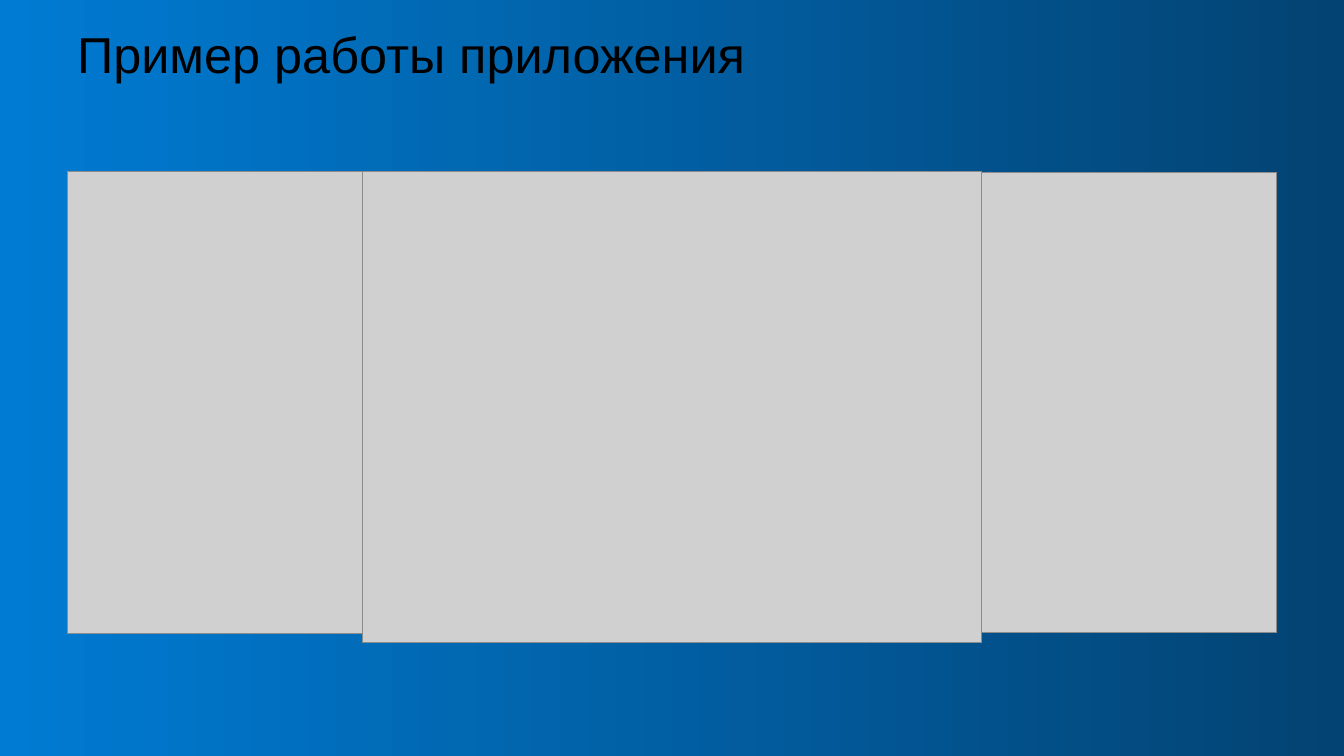
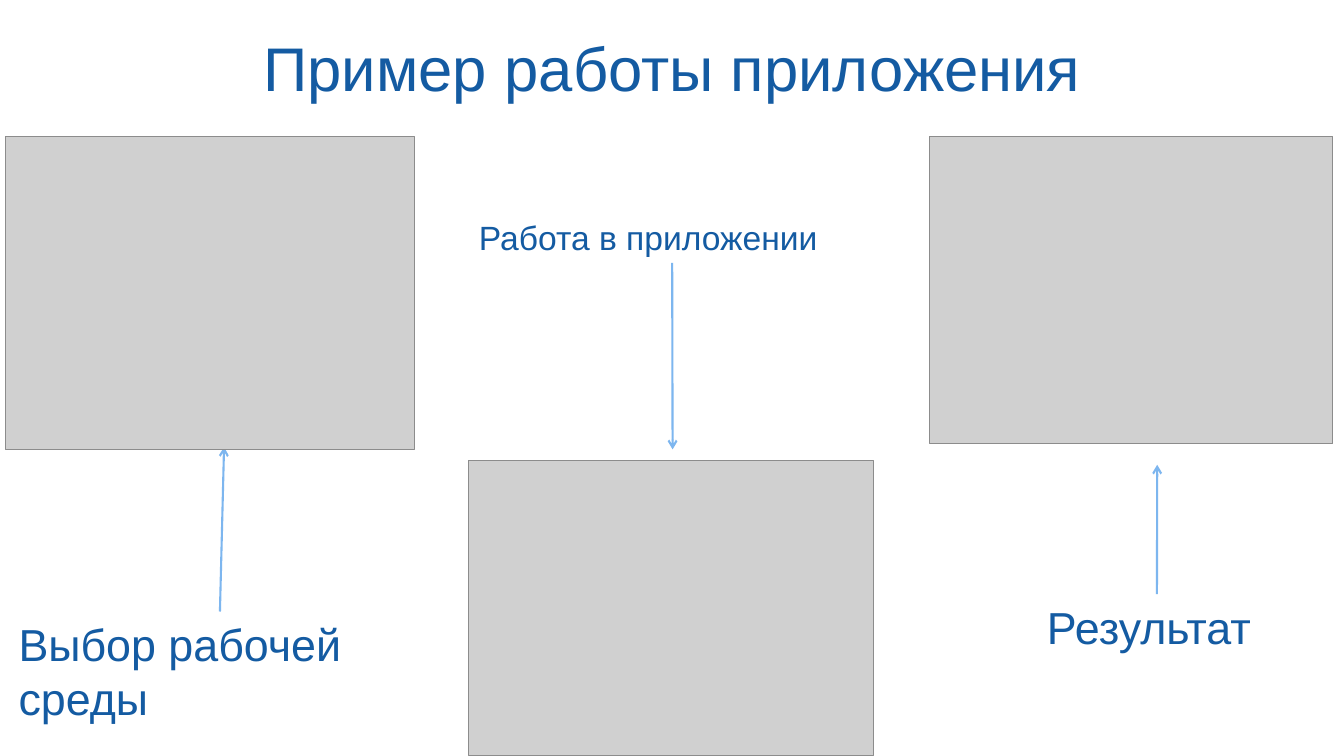
Before and after one commit to MrChudak/project_algoritmika, a slide deck: slide 5 of presentation_program.pptx (slide 6 before the commit). Drawn at 1344x756 pixels with LibreOffice and Linux fonts; fonts in the diff are those of the drawing; grey boxes stand for pictures; background and template pictures are left out. Boxes give left, top, right and bottom in pixels: in the first picture for what was removed or moved away, otherwise in the second. Text is boxed around its words. In the diff, an @@ line names an element or a change of style, - is before the commit and + after.

```diff
--- a/presentation_program.pptx
+++ b/presentation_program.pptx
@@ rectangle removed at (x1=0, y1=0, x2=1344, y2=756) @@
@@ title "Пример работы приложения" moved from (x1=77, y1=36, x2=745, y2=83) to (x1=263, y1=46, x2=1080, y2=103) @@
@@ title "Пример работы приложения" at (x1=263, y1=46, x2=1080, y2=103): size 36 to 44 pt, text colour #000000 to #145BA2; alignment left to centre @@
@@ picture added at (x1=5, y1=136, x2=414, y2=450) @@
@@ picture added at (x1=930, y1=136, x2=1333, y2=444) @@
@@ picture removed at (x1=68, y1=171, x2=661, y2=633) @@
@@ picture removed at (x1=363, y1=171, x2=982, y2=642) @@
@@ picture removed at (x1=684, y1=173, x2=1277, y2=632) @@
@@ picture removed at (x1=684, y1=172, x2=1277, y2=633) @@
@@ text added at (x1=479, y1=225, x2=817, y2=257), 24 pt, text #145BA2 @@
+Работа в приложении
@@ arrow added from (673, 263) to (673, 450), #7DB6EF 1.5 pt @@
@@ arrow added from (220, 612) to (224, 448), #7DB6EF 1.5 pt @@
@@ picture added at (x1=469, y1=460, x2=873, y2=756) @@
@@ arrow added from (1157, 595) to (1157, 465), #7DB6EF 1.5 pt @@
@@ text added at (x1=19, y1=627, x2=341, y2=723), 32 pt, text #145BA2 @@
+Выбор рабочей среды
@@ text added at (x1=1047, y1=613, x2=1251, y2=652), 32 pt, text #145BA2 @@
+Результат
```
Also in this commit, not shown: 4 other slides changed, 1 slide added, 2 slides removed.
